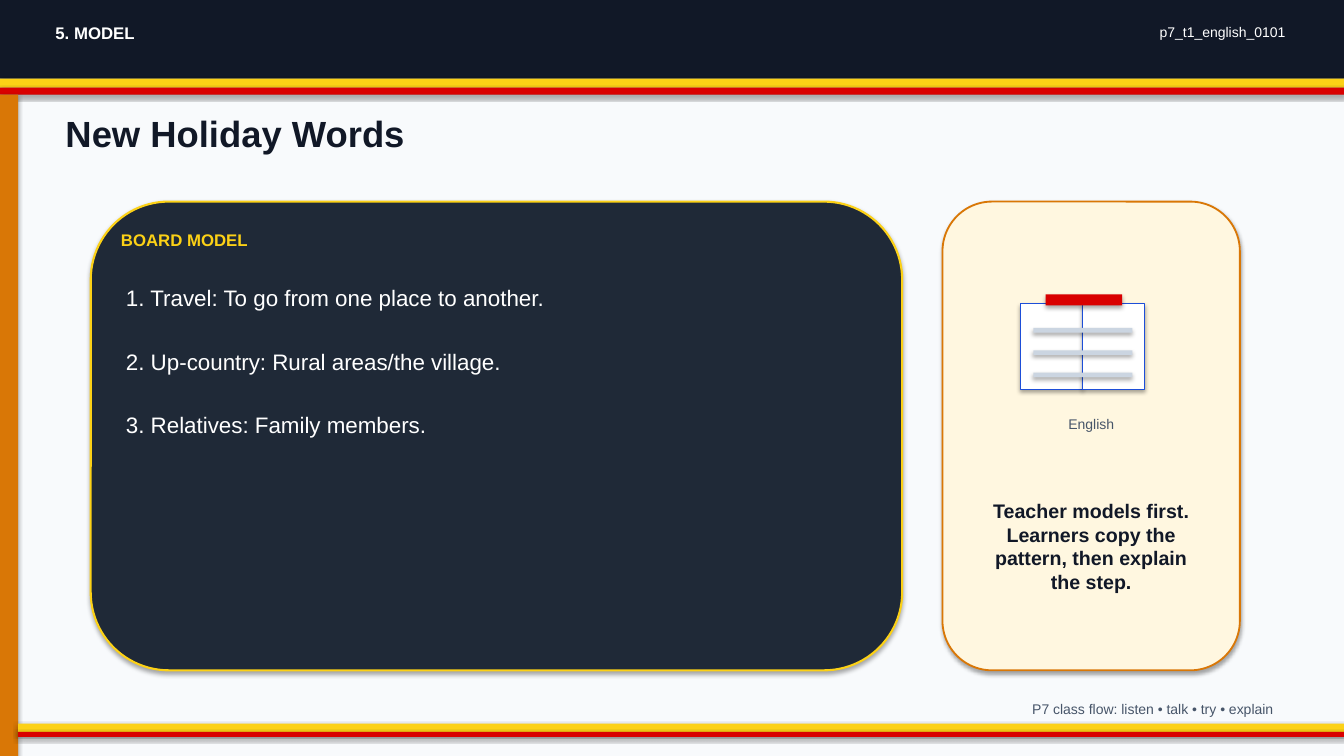
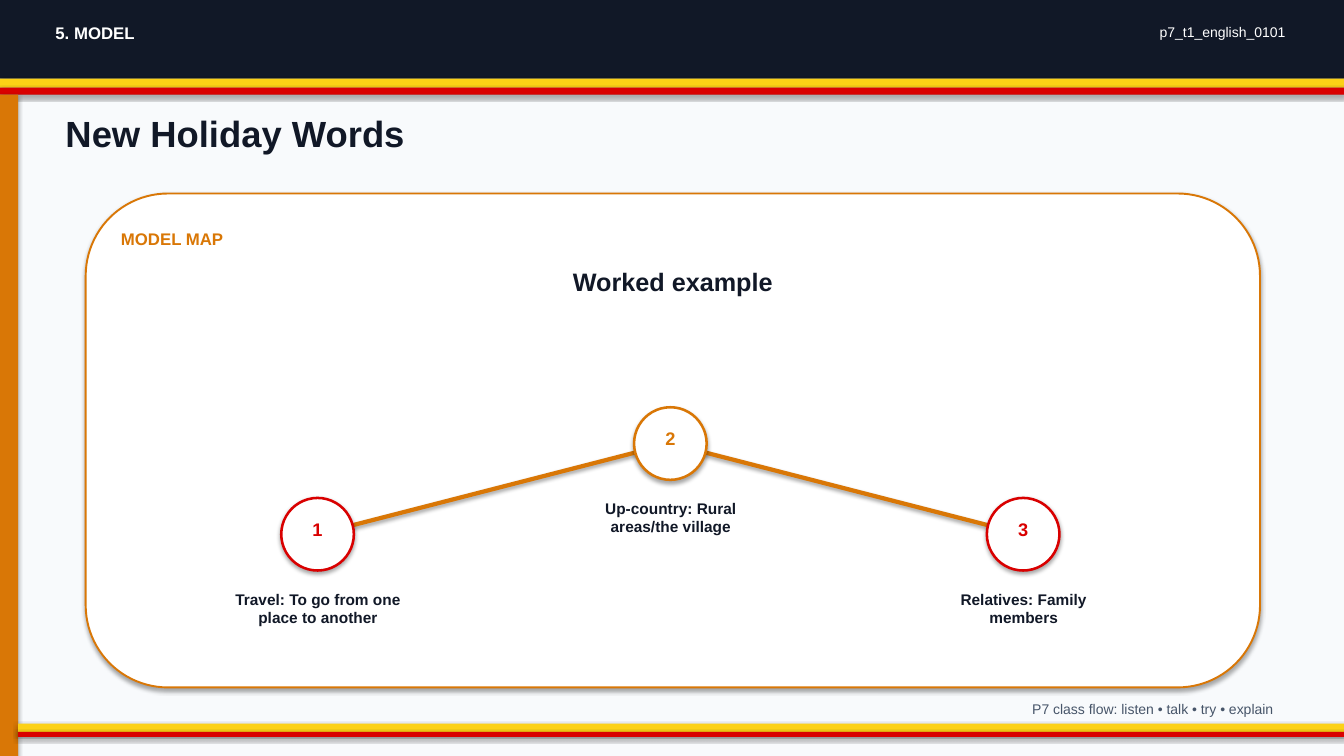
Before and after one commit to yousunjung84-edu/uganda-p7-mvp-20260629, a slide deck: slide 5 of uganda-p7-mvp/p7_t1_english_0101/p7_t1_english_0101.pptx. Drawn at 1344x756 pixels with LibreOffice and Linux fonts; fonts in the diff are those of the drawing. Boxes give left, top, right and bottom in pixels: in the first picture for what was removed or moved away, otherwise in the second. Text is boxed around its words. In the diff, an @@ line names an element or a change of style, - is before the commit and + after.

Commit message:
Publish infographic-first decks

```diff
--- a/uganda-p7-mvp/p7_t1_english_0101/p7_t1_english_0101.pptx
+++ b/uganda-p7-mvp/p7_t1_english_0101/p7_t1_english_0101.pptx
@@ rounded rectangle "MODEL MAP": place and size @@
-rounded rectangle "MODEL MAP" at <box>91,202,902,670</box>
+rounded rectangle "MODEL MAP" at <box>86,194,1260,688</box>
@@ rounded rectangle "MODEL MAP" at <box>86,194,1260,688</box>: fill #1F2937 to #FFFFFF; outline #FCD116 1.5 pt to #D97706 1.35 pt @@
@@ rounded rectangle removed at <box>943,202,1240,670</box> @@
@@ text in rounded rectangle at <box>121,233,223,245</box>: text added @@
+MODEL MAP
@@ text removed at <box>121,234,248,246</box> @@
-BOARD MODEL
@@ text added at <box>573,272,773,297</box>, 18 pt, text #111827, bold @@
+Worked example
@@ rectangle removed at <box>1046,294,1122,306</box> @@
@@ rectangle removed at <box>1021,303,1083,389</box> @@
@@ rectangle removed at <box>1033,328,1132,333</box> @@
@@ rectangle removed at <box>1083,303,1144,389</box> @@
@@ rectangle removed at <box>1033,350,1132,355</box> @@
@@ rectangle removed at <box>1033,373,1132,378</box> @@
@@ ellipse added at <box>634,407,707,480</box>, fill #FFFFFF, outline #D97706 1.8 pt @@
@@ text removed at <box>1068,419,1114,432</box> @@
-English
@@ line added from (318, 534) to (670, 444), #D97706 3 pt @@
@@ text added at <box>665,432,675,445</box>, 13 pt, text #D97706, bold @@
+2
@@ line added from (670, 444) to (1023, 534), #D97706 3 pt @@
@@ ellipse added at <box>281,498,354,571</box>, fill #FFFFFF, outline #D90000 1.8 pt @@
@@ text at <box>605,503,736,536</box>: text changed; size 16 to 11 pt; text colour #FFFFFF to #111827; bold on @@
-2. Up-country: Rural areas/the village.
+Up-country: Rural areas/the village
@@ ellipse added at <box>987,498,1060,571</box>, fill #FFFFFF, outline #D90000 1.8 pt @@
@@ text removed at <box>993,503,1188,593</box> @@
-Teacher models first. Learners copy the pattern, then explain the step.
@@ text added at <box>312,523,322,536</box>, 13 pt, text #D90000, bold @@
+1
@@ text added at <box>1018,523,1028,536</box>, 13 pt, text #D90000, bold @@
+3
@@ text at <box>235,594,400,627</box>: text changed; size 16 to 11 pt; text colour #FFFFFF to #111827; bold on @@
-1. Travel: To go from one place to another.
+Travel: To go from one place to another
@@ text at <box>961,594,1087,623</box>: text changed; size 16 to 11 pt; text colour #FFFFFF to #111827; bold on @@
-3. Relatives: Family members.
+Relatives: Family members
```
Also in this commit, not shown: 4 other slides changed, 24 other files.
